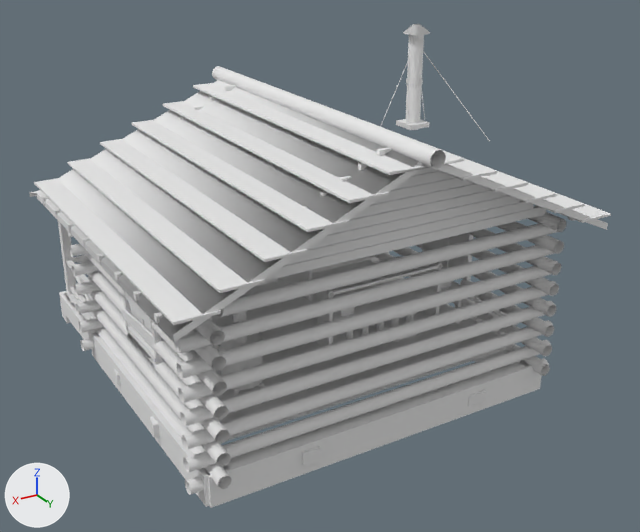
Before and after pictures for a commit that changed the OBJ model assets/models/cabin.obj.
Both versions are drawn from a 50 mm camera at (7.54, 12.99, 8.41) aimed at (-0.39, -0.23, 1.8). The lights are fixed; the arrows at lower left show +X, +Y and +Z. The picture after the commit comes second. Where no turn or scale is listed for an object, it has been applied to the vertices. Vertices at exactly the same position are counted once.

Names of what the first picture shows: 'cabin'.
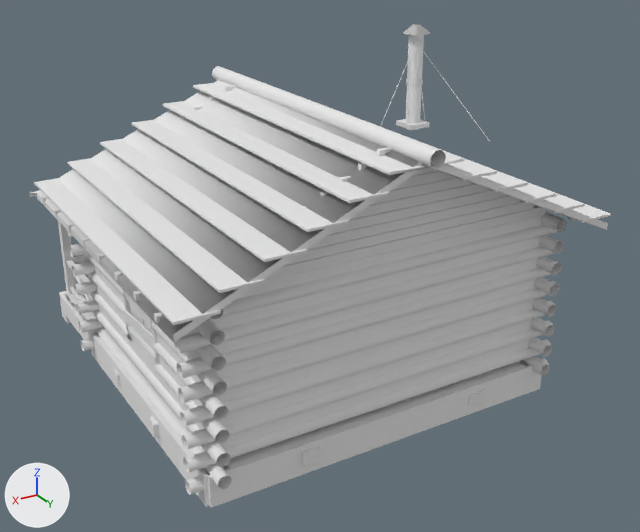
Location of each change, (x1, y1, x2, y2) in pixels of the pictures (640 x 532 px):
part 1 of me_cabin, added (mostly hidden): after (94, 266, 204, 430)
part 2 of me_cabin, deleted: before (211, 238, 462, 399)
part 3 of me_cabin, built on: before (265, 207, 547, 281); after (210, 207, 547, 448)

Edits to the bpy script that builds the scene:
```text
Change me_cabin:
    used by ob_cabin; location = (0.0, 0.0, 0.0)
    remove me_cabin.from_pydata(...)  # 2974 vertices, 1827 faces; spans x -3.97..3.97, y -5.72..3.6, z -0.23..6.24
    add me_cabin.from_pydata(...)  # 2634 vertices, 1633 faces; spans x -3.97..3.97, y -5.72..3.6, z -0.23..6.24
    me_cabin part 1: a new loose piece of 24 vertices spanning x 3.16..3.24, y -2.6..2.6, z 0.55..3.2, in mat_wood (white #e7e7e7)
    me_cabin part 2: 41 loose pieces with 416 vertices, spanning x -2.78..2.42, y -2.03..2.5, z 0.55..3.15, are deleted
    me_cabin part 3
    10 faces are deleted
    12 vertices are added at x -0.85..0.85, y -2.64..-2.56, z 0.55..3.2
    8 new vertices lie (0.0, 0.0, -2.65) away from vertices in x -3.2..3.2, y -2.64..2.64, z 3.2
    8 new vertices lie (0.0, 0.0, -0.16) away from vertices in x -3.2..3.2, y -2.64..2.64, z 3.36
    34 new faces join them, mat_wood (white #e7e7e7)
    other edits to the shape of me_cabin do not show in these pictures
```
